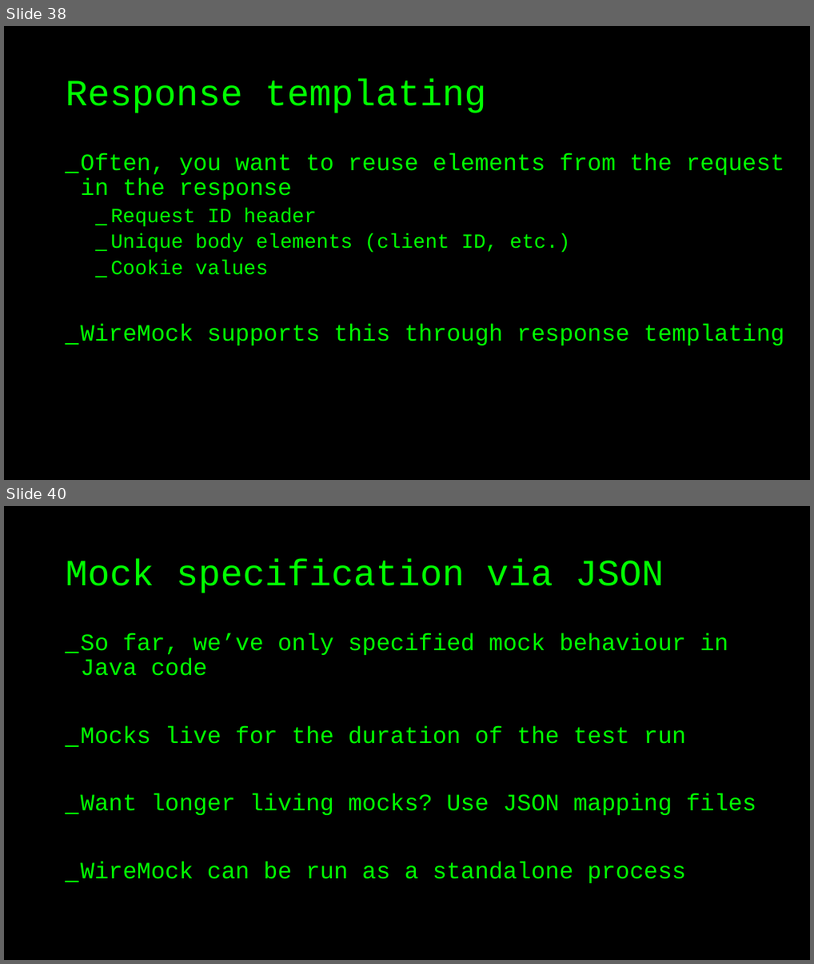
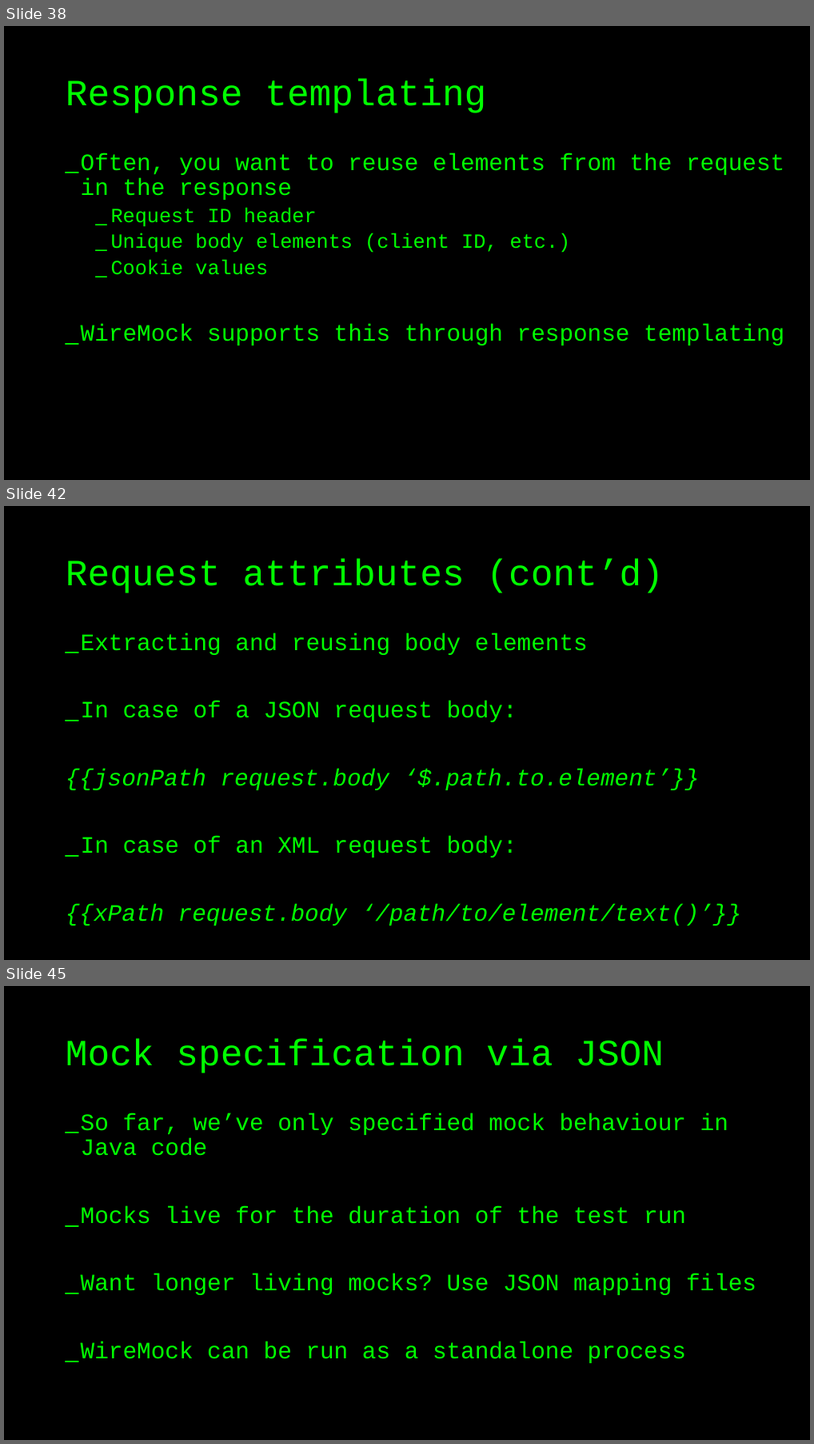
Before and after one commit to basdijkstra/wiremock-workshop, a slide deck: wiremock_workshop.pptx. Shown one above the other, each under a label of ours: slides 38 and 40 before the commit, slides 38, 42 and 45 after it; the slides between them are not shown. The pictures are 814x964 and 814x1444 pixels, drawn with LibreOffice and Linux fonts; fonts in the diff are those of the drawing. Boxes give left, top, right and bottom in pixels: in the first picture for what was removed or moved away, otherwise in the second. Text is boxed around its words. In the diff, an @@ line names an element or a change of style, - is before the commit and + after.

```diff
--- a/wiremock_workshop.pptx
+++ b/wiremock_workshop.pptx
@@ slide 42 added at bbox=[4, 506, 810, 960], background #000000 @@
@@ title added at bbox=[66, 560, 664, 593], 44 pt, text #00FF00 @@
+Request attributes (cont’d)
@@ text added at bbox=[66, 633, 742, 925], 28 pt, text #00FF00, italic @@
+_ Extracting and reusing body elements
+_ In case of a JSON request body:
+{{jsonPath request.body ‘$.path.to.element’}}
+_ In case of an XML request body:
+{{xPath request.body ‘/path/to/element/text()’}}
@@ what was slide 40 is now slide 45 @@
```
Also in this commit, not shown: 5 other slides added, 1 slide removed, 4 other files.
